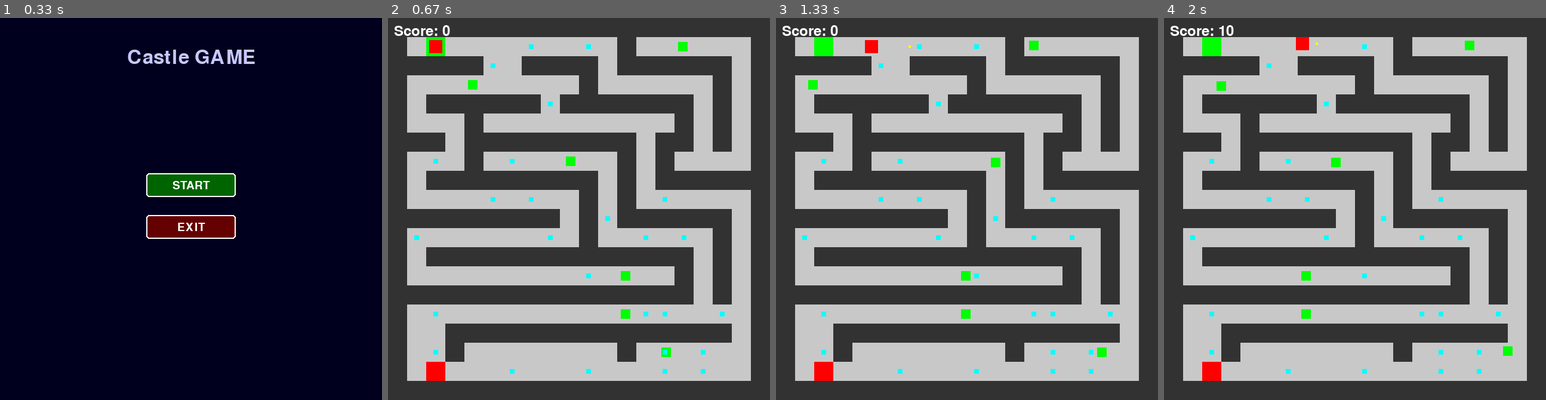
Above: before the commit, frames 1-4 (left to right).
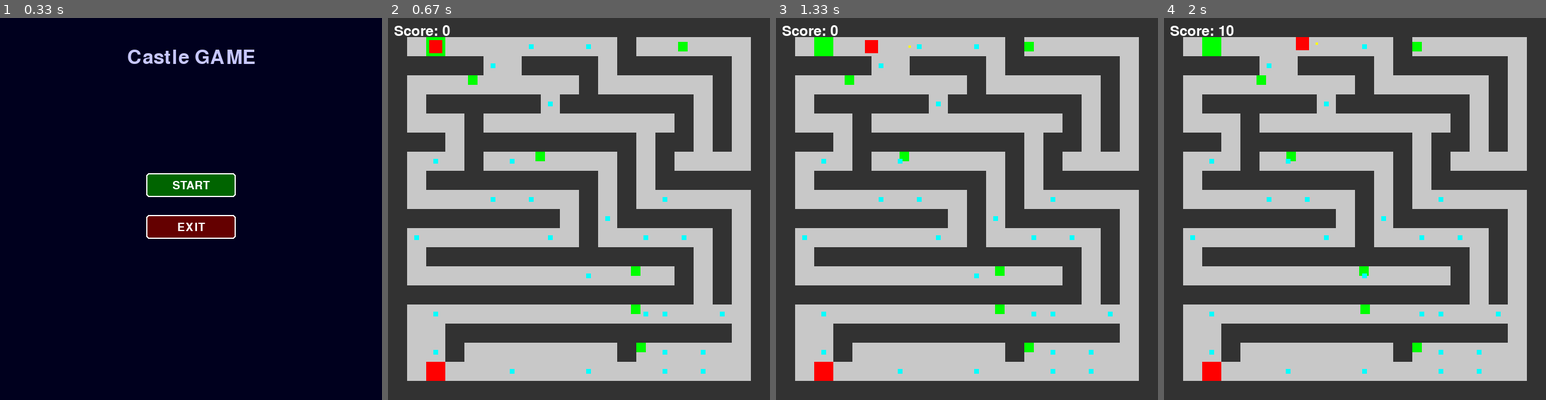
Above: after the commit, the same moments.

Repository: lamanda20/PyGame
Game: pygame game, started from main.py
The game is run twice, just before and just after one commit, with the same random seed, the same clock (stepped at 60 frames per second) and the same inputs.
Inputs:
- Up to frame 1 (0.33 s): no input
- Up to frame 2 (0.67 s): click "START" at 0.38 s
- Up to frame 3 (1.33 s): tap Space at 0.67, 1.07 s; hold Right from 1 s (still down)
- Up to frame 4 (2 s): tap Space at 1.37, 1.57, 1.9 s; release Right at 1.47 s; hold Up 1.5-1.8 s; hold Right from 1.83 s (still down)

Frame 1 is identical in both runs. In frame 2, 0.5% of the frame differs, in the area x 20-75%, y 15-89%; in frame 3, 0.7%; in frame 4, 0.7%, in the area x 13-92%, y 5-89%.

Commit message:
Initial commit du jeu Pygame avec soldier, enemies, bullets

Diff:
--- a/enemies.py
+++ b/enemies.py
@@ -19,33 +19,32 @@
         self.vertical_direction = random.choice([-1, 1])  # Add vertical movement
 
     def update(self, player):
-        # Store old position
+        dx = player.hitbox.x - self.hitbox.x
+        dy = player.hitbox.y - self.hitbox.y
+        dist = (dx ** 2 + dy ** 2) ** 0.5
+        self.direction = dx / dist if dist != 0 else 0
+        self.vertical_direction = dy / dist if dist != 0 else 0
+
         old_x, old_y = self.hitbox.x, self.hitbox.y
 
-        # Try horizontal movement
         self.hitbox.x += self.speed * self.direction
-
-        # Check horizontal collision
         if self._check_collision():
             self.hitbox.x = old_x
             self.direction *= -1
-            # Try vertical movement when horizontal is blocked
-            self.hitbox.y += self.speed * self.vertical_direction
-            if self._check_collision():
-                self.hitbox.y = old_y
-                self.vertical_direction *= -1
 
-        # Check player collision
+        self.hitbox.y += self.speed * self.vertical_direction
+        if self._check_collision():
+            self.hitbox.y = old_y
+            self.vertical_direction *= -1
+
         if self.hitbox.colliderect(player.hitbox):
             print("Le joueur est touché !")
 
     def _check_collision(self):
-        """Optimized collision check using nearby tiles only"""
         start_x = max(0, self.hitbox.left // self.tile_size - 1)
         end_x = min(len(self.game_map.tiles[0]), (self.hitbox.right // self.tile_size) + 1)
         start_y = max(0, self.hitbox.top // self.tile_size - 1)
         end_y = min(len(self.game_map.tiles), (self.hitbox.bottom // self.tile_size) + 1)
-
         for y in range(start_y, end_y):
             for x in range(start_x, end_x):
                 if self.game_map.tile_kinds[self.game_map.tiles[y][x]].is_solid:
